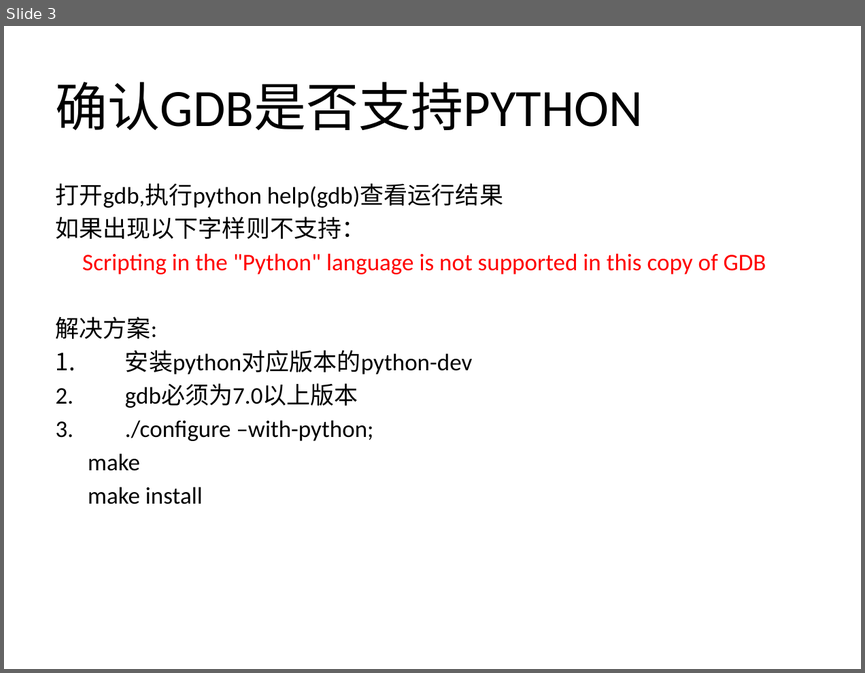
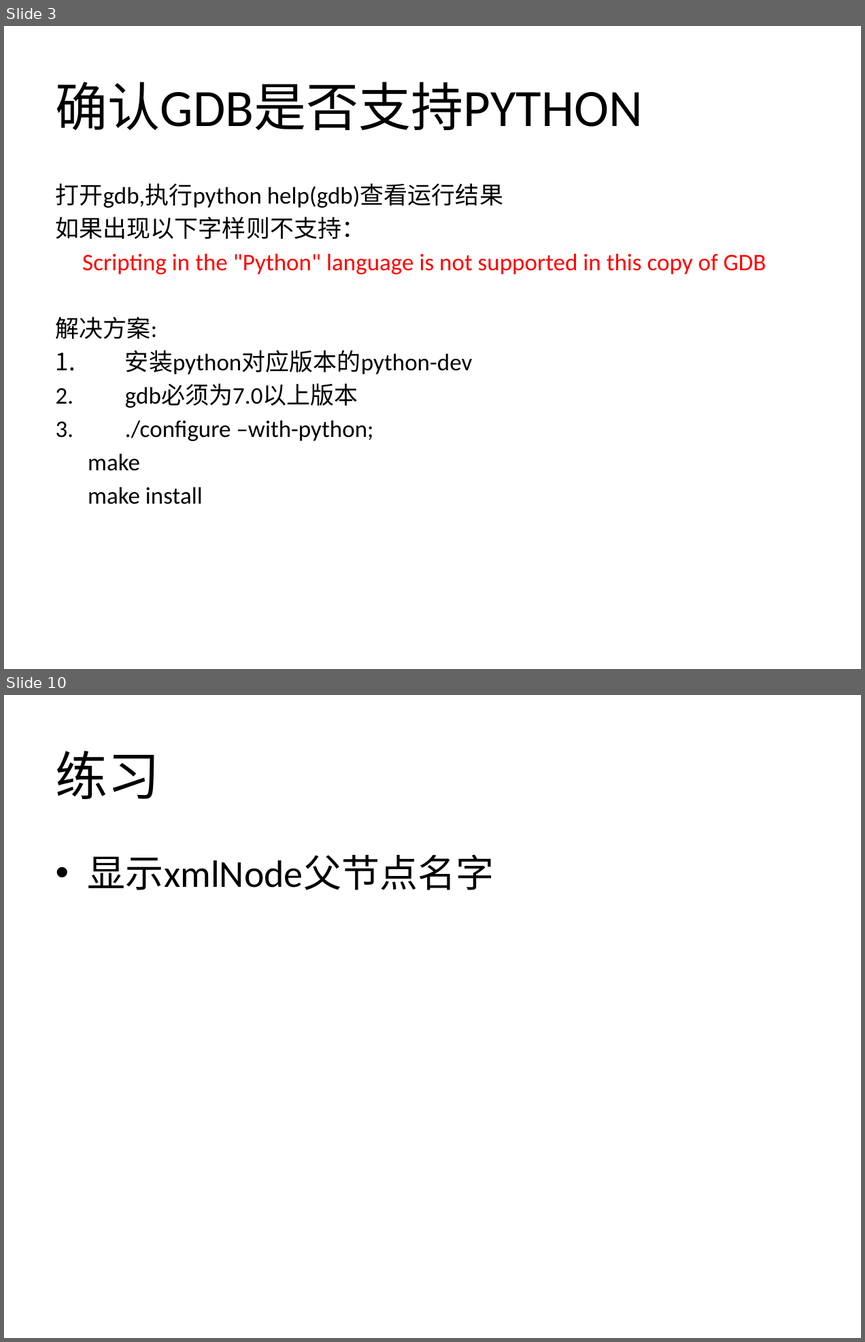
Before and after one commit to mir1128/GDBTraining, a slide deck: session3/Debugging Workshop 3.pptx. Shown one above the other, each under a label of ours: slide 3 before the commit, slides 3 and 10 after it; the slides between them are not shown. The pictures are 865x673 and 865x1342 pixels, drawn with LibreOffice and Linux fonts; fonts in the diff are those of the drawing. Boxes give left, top, right and bottom in pixels: in the first picture for what was removed or moved away, otherwise in the second. Text is boxed around its words. In the diff, an @@ line names an element or a change of style, - is before the commit and + after.

```diff
--- a/session3/Debugging Workshop 3.pptx
+++ b/session3/Debugging Workshop 3.pptx
@@ slide 10 added at (4, 695, 861, 1338), background #FFFFFF @@
@@ title added at (56, 751, 160, 799), 44 pt, text #000000 @@
+练习
@@ text added at (88, 854, 494, 890), 32 pt, text #000000 @@
+• 显示xmlNode父节点名字
```
Also in this commit, not shown: 1 slide changed, 7 other slides added, 2 other files.
